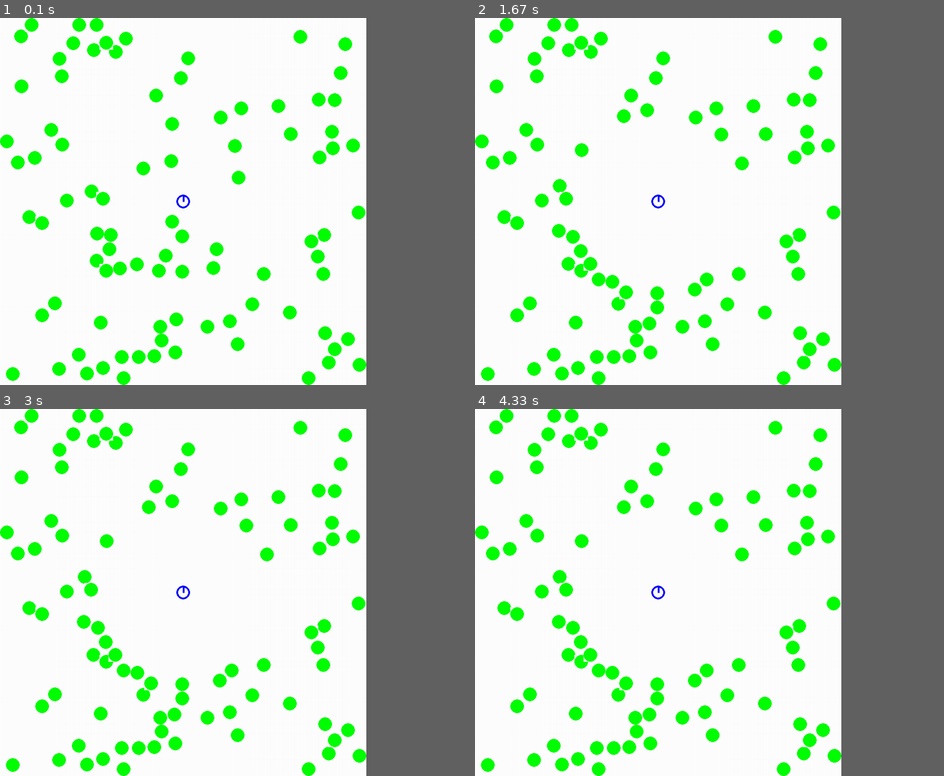
Above: before the commit, frames 1-4 (two rows, left to right).
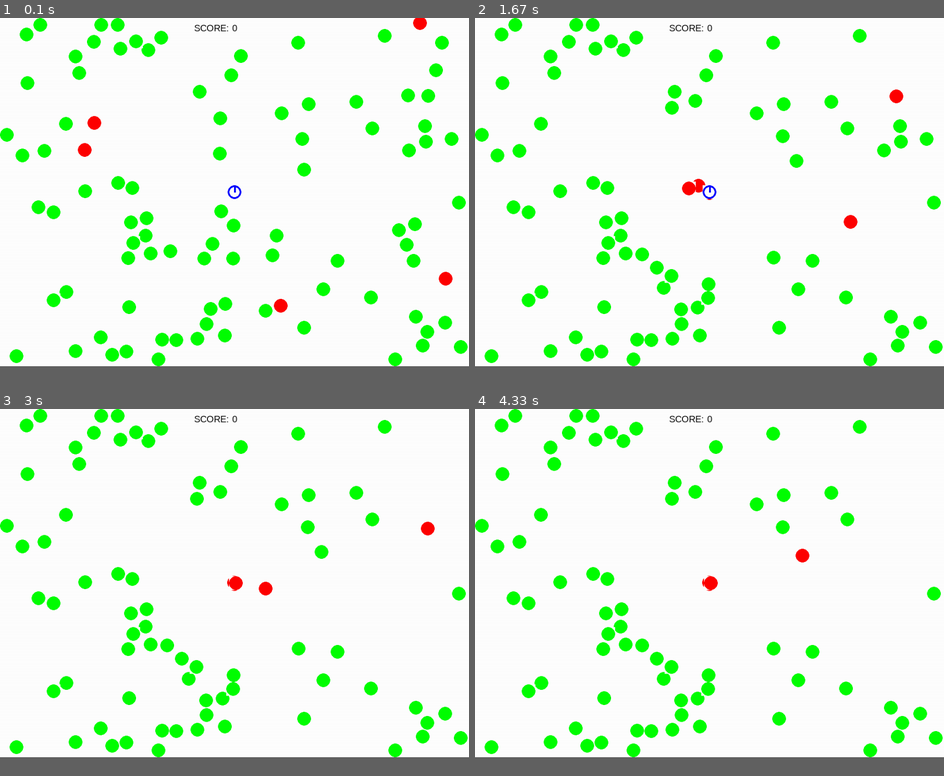
Above: after the commit, the same moments.

Repository: KeyGenWay/pygame
Game: pygame game, started from TheGame.py
Two runs of this game, one before a commit and one after it. Both use one fixed random seed, a clock stepped at 60 frames per second and the inputs below. The source is Python 2; it was converted automatically to run under Python 3.
Inputs:
- Up to frame 1 (0.1 s): no input
- Up to frame 2 (1.67 s): no input
- Up to frame 3 (3 s): no input
- Up to frame 4 (4.33 s): no input
In our replay, the window is 703x703 before the commit and 900x667 after it. These sizes can differ from the game's own. Grey fills any space a smaller window leaves; there, only what the larger window draws over its background counts as a difference.

The runs differ from the first frame. In frame 1, 15% of the frame differs, in the area x 0-100%, y 0-100%; in frame 2, 14%; in frame 3, 13%; in frame 4, 13%.

Commit message:
Final Working Version, addes seeking player / food by bad pixels

Diff:
--- a/TheGame.py
+++ b/TheGame.py
@@ -3,8 +3,10 @@
 import keyboard
 import math
 
-WIDTH = 800
-HEIGHT = 800
+
+font_name = pygame.font.match_font('arial')
+WIDTH = 1024
+HEIGHT = 760
 
 WHITE = (255, 255, 255)
 BLACK = (0, 0, 0)
@@ -12,19 +14,20 @@
 GREEN = (0, 255, 0)
 BLUE = (0, 0, 255)
 
+SCORE = 0
+
 INITIAL_SIZE_NUMBER = 3
-MAX_SIZE_NUMBER = 8
 SIZE_MODIFICATOR = 10
 INITIAL_SIZE = INITIAL_SIZE_NUMBER * SIZE_MODIFICATOR
 
-
-HIGH_SPEED_FACTOR = 1.5
-MEDIUM_SPEED_FACTOR = 1
+HIGH_SPEED_FACTOR = 1
 NORMAL_SPEED_FACTOR = 0.5
+MEDIUM_SPEED_FACTOR = 0.3
 LOW_SPEED_FACTOR = 0.2
 NO_SPEED_FACTOR = 0
 
 FPS = 60
+
 # Przenikanie ze sciany na sciane
 def moveToOtherSide(self):
     if self.rect.left > WIDTH:
@@ -54,28 +57,23 @@
     def __init__(self):
         pygame.sprite.Sprite.__init__(self)
         self.current_size = INITIAL_SIZE
-        self.rerender()
+        self.original_surface = pygame.Surface((self.current_size, self.current_size))
+        self.image = self.original_surface
+        self.rect = self.image.get_rect()
         self.rect.center = (WIDTH / 2, HEIGHT / 2)
+        self.image.fill(WHITE)
+        pygame.draw.line(self.image, BLUE,
+                         (self.current_size / 2, self.current_size / 2), (self.current_size / 2, 0), 4)
+        pygame.draw.circle(self.image, BLUE,
+                           (self.current_size / 2, self.current_size / 2), self.current_size / 2, 4)
 
     def eat(self):
-        dictWithoutSelf = allSprites.copy()
-        dictWithoutSelf.remove(self)
-        collidedSprite = self.rect.collidedict(dictWithoutSelf.spritedict)
+        global SCORE
+        collidedSprite = self.rect.collidedict(foodSprites.spritedict)
         if collidedSprite is not None:
             if isinstance(collidedSprite[0], Food):
                 collidedSprite[0].kill()
-                self.current_size += int(self.current_size * self.size_modificator)
-                self.rect.inflate_ip(self.size_modificator, self.size_modificator)
-
-    def rerender(self):
-        self.original_surface = pygame.Surface((self.current_size, self.current_size))
-        self.image = self.original_surface
-        self.image.fill(WHITE)
-        self.rect = self.image.get_rect()
-        pygame.draw.line(self.original_surface, BLUE,
-                         (self.current_size / 2, self.current_size / 2), (self.current_size / 2, 0), 4)
-        pygame.draw.circle(self.original_surface, BLUE,
-                           (self.current_size / 2, self.current_size / 2), self.current_size / 2, 4)
+                SCORE += 10
 
     def updateAngle(self, x):
         self.angle += x
@@ -89,6 +87,7 @@
         if keyboard.is_pressed("down_arrow"):
             self.move(True)
         if keyboard.is_pressed("up_arrow"):
+
             self.move(False)
         if keyboard.is_pressed("left_arrow"):
             self.image = pygame.transform.rotate(self.original_surface, self.angle)
@@ -120,17 +119,15 @@
 
     def reduceSize(self):
         self.current_size -= 1
-        #self.bounceAfterHit()
         if self.current_size == 0:
             self.kill()
-    #def bounceAfterHit(self):
-        # self.current_speed += 20
-        #Not implemented yet
     def kill(self):
-        allSprites.remove(self)
+        playersSprites.remove(self)
 
 class BadPixel(pygame.sprite.Sprite):
-    detectRange = 200
+    detectRange = 400
+    cycle = 0
+    angle = 0
     def __init__(self):
         CURRENT_SIZE = INITIAL_SIZE
         pygame.sprite.Sprite.__init__(self)
@@ -140,24 +137,65 @@
         self.rect.center = (random.randint(1, WIDTH), random.randint(1, HEIGHT))
         pygame.draw.circle(self.image, RED, (CURRENT_SIZE / 2, CURRENT_SIZE / 2), CURRENT_SIZE / 2, CURRENT_SIZE / 2)
 
+    def eat(self):
+        collidedSprite = self.rect.collidedict(foodSprites.spritedict)
+        if collidedSprite is not None:
+            if isinstance(collidedSprite[0], Food):
+                collidedSprite[0].kill()
+
     def update(self, *args):
-        self.detectAndGoAfterPlayer()
+        self.seekPlayer()
+        self.eat()
         self.collideWithPlayer()
-
-    def detectAndGoAfterPlayer(self):
+        moveToOtherSide(self)
+
+    def seekPlayer(self):
         selfX = self.rect.center[0]
         selfY = self.rect.center[1]
         playerX = player.rect.center[0]
         playerY = player.rect.center[1]
         distanceToPlayer = math.sqrt((playerY - selfY) ** 2 + (playerX - selfX) ** 2)
-        if distanceToPlayer < self.detectRange:
+        if distanceToPlayer <= self.detectRange:
             radians = math.atan2(playerY - selfY, playerX - selfX)
-            self.rect.x += 10 * math.cos(radians) * LOW_SPEED_FACTOR
-            self.rect.y += 10 * math.sin(radians) * LOW_SPEED_FACTOR
+            self.rect.x += 10 * math.cos(radians) * MEDIUM_SPEED_FACTOR
+            self.rect.y += 10 * math.sin(radians) * MEDIUM_SPEED_FACTOR
+        else:
+            self.seekFood()
+
+    def seekFood(self):
+        closestSprite = None
+        smallestDistance = 400
+        for sprite in foodSprites.sprites():
+            selfX = self.rect.center[0]
+            selfY = self.rect.center[1]
+            spriteX = sprite.rect.center[0]
+            spriteY = sprite.rect.center[1]
+            distanceToFood = math.sqrt((spriteY - selfY) ** 2 + (spriteX - selfX) ** 2)
+            if distanceToFood < smallestDistance:
+                smallestDistance = distanceToFood
+                closestSprite = sprite
+        if closestSprite is not None:
+            closestSpriteX = closestSprite.rect.center[0]
+            closestSpriteY = closestSprite.rect.center[1]
+            if smallestDistance < self.detectRange:
+                radians = math.atan2(closestSpriteY - selfY, closestSpriteX - selfX)
+                self.rect.x += 10 * math.cos(radians) * LOW_SPEED_FACTOR
+                self.rect.y += 10 * math.sin(radians) * LOW_SPEED_FACTOR
+        else:
+            self.wonderAround()
 
     def collideWithPlayer(self):
         if self.rect.colliderect(player.rect):
             player.reduceSize()
+
+    def wonderAround(self):
+        if self.cycle % 90 == 0:
+            self.angle = random.randint(0,360)
+            self.cycle = 0
+        radians = math.radians(self.angle)
+        self.rect.x += 10 * math.cos(radians) * LOW_SPEED_FACTOR
+        self.rect.y += 10 * math.sin(radians) * LOW_SPEED_FACTOR
+        self.cycle += 1
 
 class Food(pygame.sprite.Sprite):
     detectRange = 200
@@ -173,18 +211,16 @@
     def update(self):
         self.collideWithFood()
         self.detectAndRunAwayFromPlayer()
-        #self.collideWithPlayer()
         collideWithBorder(self)
     def kill(self):
-        allSprites.remove(self)
-   # def collideWithPlayer(self):
+        foodSprites.remove(self)
 
 
     def collideWithFood(self):
-        dictWithoutSelfAndPlayer = allSprites.copy()
-        dictWithoutSelfAndPlayer.remove(self)
-        dictWithoutSelfAndPlayer.remove(player)
-        collidedSprite = self.rect.collidedict(dictWithoutSelfAndPlayer.spritedict)
+        dictWithoutSelf = foodSprites.copy()
+        dictWithoutSelf.remove(self)
+        dictWithoutSelf.remove(player)
+        collidedSprite = self.rect.collidedict(dictWithoutSelf.spritedict)
         if collidedSprite is not None:
             selfX = self.rect.center[0]
             selfY = self.rect.center[1]
@@ -198,7 +234,6 @@
                 radians = math.radians(degrees)
                 self.rect.x += (10 * math.cos(radians))
                 self.rect.y += (10 * math.sin(radians))
-            # Missing moving food further
 
     def detectAndRunAwayFromPlayer(self):
         selfX = self.rect.center[0]
@@ -228,29 +263,47 @@
 pygame.display.set_caption("TheGame")
 clock = pygame.time.Clock()
 
-allSprites = pygame.sprite.Group()
+def draw_text(surf,text,size,x,y):
+    font = pygame.font.Font(font_name, size)
+    text_surface = font.render(text, True, BLACK)
+    text_rect = text_surface.get_rect()
+    text_rect.midtop = (x,y)
+    surf.blit(text_surface, text_rect)
+
+generator = SpriteGenerator()
+
+foodSprites = pygame.sprite.Group()
+badPixelsSprites = pygame.sprite.Group()
+playersSprites = pygame.sprite.Group()
+
 player = Player()
-generator = SpriteGenerator()
-food = Food()
-allSprites.add(player)
+playersSprites.add(player)
 
 for i in range(90):
-   allSprites.add(generator.generateFood())
-#for i in range(2):
-#    allSprites.add(generator.generateBadPixel())
+   foodSprites.add(generator.generateFood())
+for i in range(5):
+    badPixelsSprites.add(generator.generateBadPixel())
 running = True
 
 while running:
     clock.tick(FPS)
 
     for event in pygame.event.get():
-
         if event.type == pygame.QUIT:
             running = False
 
-    allSprites.update()
+    foodSprites.update()
+    badPixelsSprites.update()
+    playersSprites.update()
+
     screen.fill(WHITE)
-    allSprites.draw(screen)
+    draw_text(screen, "SCORE:", 20, WIDTH/2-50, 10)
+    draw_text(screen, str(SCORE), 20, WIDTH/2, 10)
+
+
+    foodSprites.draw(screen)
+    badPixelsSprites.draw(screen)
+    playersSprites.draw(screen)
+
     pygame.display.flip()
-
 pygame.quit()
